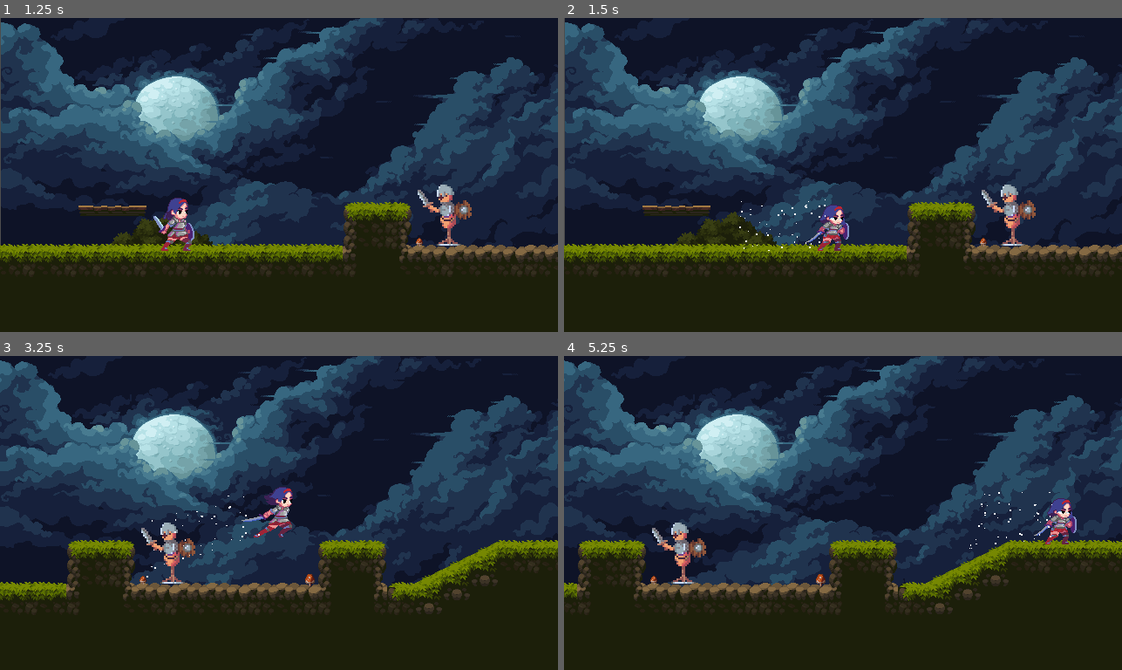
Above: before the commit, frames 1-4 (two rows, left to right).
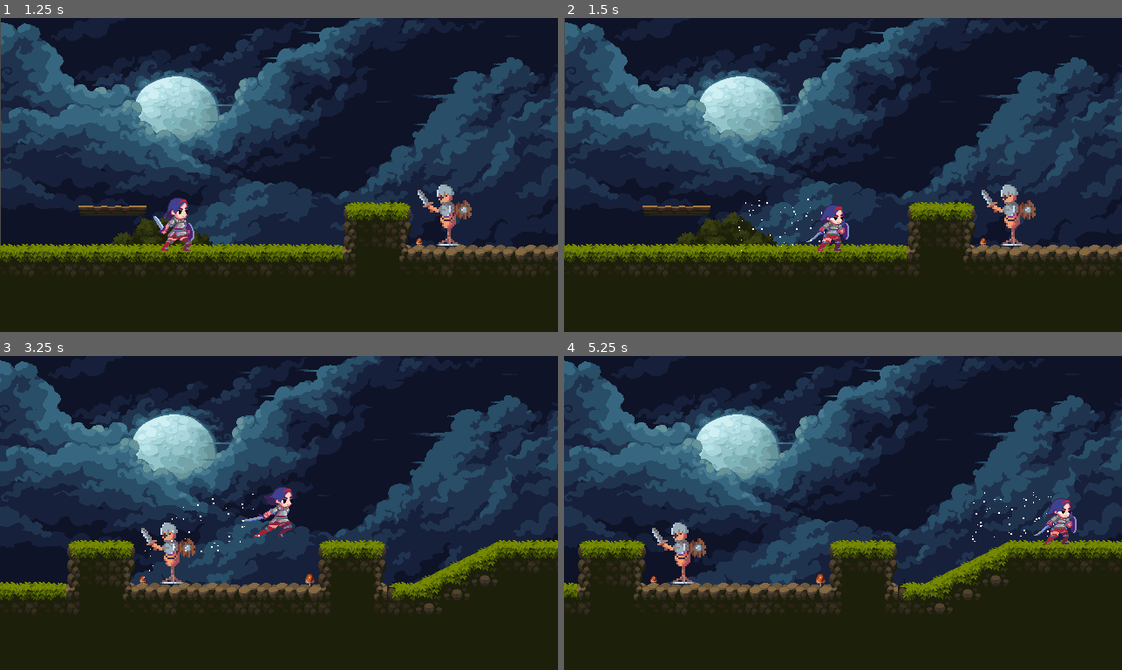
Above: after the commit, the same moments.

Repository: Crustar/Godot_HackSlash_project
Game: Godot game, scene res://src/level/test_scene.tscn
The game is run twice, just before and just after one commit, with the same random seed, the same clock (stepped at 60 frames per second) and the same inputs.
Inputs:
- Up to frame 1 (1.25 s): hold D (right) from 0.53 s (still down); tap Z (attack) at 0.6 s; tap X (jump) at 0.77, 1.07 s; tap Shift (dash) at 0.8 s
- Up to frame 2 (1.5 s): keep holding D (right); tap Shift (dash) at 1.35 s
- Up to frame 3 (3.25 s): tap X (jump) at 1.52, 1.55, 1.82, 2.1, 3.02 s; release D (right) at 2.03 s; hold A (left) 2.03-2.78 s; tap Z (attack) at 2.3, 2.85 s; hold D (right) from 2.78 s (still down); tap Shift (dash) at 3.05 s
- Up to frame 4 (5.25 s): tap X (jump) at 3.32, 3.77, 3.8, 4.07, 4.52, 4.82 s; tap Shift (dash) at 3.6, 5.1 s; release D (right) at 4.28 s; hold A (left) 4.28-5.03 s; tap Z (attack) at 4.35 s; hold D (right) from 5.03 s (still down)

Frame 1 is identical in both runs. In frame 2, less than 0.1% of the frame differs, in the area x 31-47%, y 57-75%; in frame 3, less than 0.1%; in frame 4, less than 0.1%, in the area x 72-88%, y 43-62%.

Commit message:
add sound effect for dashing, jumping and attacking

Diff:
--- a/src/player/player.gd
+++ b/src/player/player.gd
@@ -1,5 +1,8 @@
 extends CharacterBody2D
 
+@onready var dashing_sound: AudioStreamPlayer2D = $dashing_sound
+@onready var jump_sound: AudioStreamPlayer2D = $jump_sound
+@onready var attack_sound: AudioStreamPlayer2D = $attack_sound
 
 
 const SPEED = 300.0
@@ -42,3 +45,16 @@
 	elif direction == 1 and last_direction != 1:
 		player_event.emit("right")
 	last_direction = direction
+
+func play_jump_sound():
+	jump_sound.stop()
+	jump_sound.play()
+
+func play_dash_sound():
+	dashing_sound.stop()
+	dashing_sound.play()
+
+func play_attack_sound():
+	pass
+	#attack_sound.stop()
+	#attack_sound.play()
--- a/src/player/player.tscn
+++ b/src/player/player.tscn
@@ -14,6 +14,9 @@
 [ext_resource type="Script" uid="uid://bu1x4j5ovdkc2" path="res://src/class/class_CharacterAnimationPlayer.gd" id="6_ylhto"]
 [ext_resource type="Script" uid="uid://d4udymj6r4jq" path="res://src/state_machine/player/running.gd" id="7_boad6"]
 [ext_resource type="Texture2D" uid="uid://btsaacjxujrm6" path="res://asset/player_sprite/Attack_KG_1.png" id="7_wlj80"]
+[ext_resource type="PackedScene" uid="uid://c67ugypirqnrk" path="res://src/sound_player/jumping_sound.tscn" id="10_hrerp"]
+[ext_resource type="PackedScene" uid="uid://cte27er104gl2" path="res://src/sound_player/dashing_sound.tscn" id="10_oyld2"]
+[ext_resource type="PackedScene" uid="uid://cd4oig7oiu6jj" path="res://src/sound_player/attack_sound.tscn" id="10_vwsmr"]
 [ext_resource type="Script" uid="uid://dlytgiqbaje06" path="res://src/state_machine/player/dashing.gd" id="12_cwolq"]
 [ext_resource type="Script" uid="uid://c4arvahxckmcg" path="res://src/state_machine/player/attacking.gd" id="14_rl62b"]
 
@@ -107,6 +110,18 @@
 tracks/6/interp = 1
 tracks/6/loop_wrap = true
 tracks/6/keys = {
+"times": PackedFloat32Array(0),
+"transitions": PackedFloat32Array(1),
+"update": 1,
+"values": [false]
+}
+tracks/7/type = "value"
+tracks/7/imported = false
+tracks/7/enabled = true
+tracks/7/path = NodePath("attack_sound:playing")
+tracks/7/interp = 1
+tracks/7/loop_wrap = true
+tracks/7/keys = {
 "times": PackedFloat32Array(0),
 "transitions": PackedFloat32Array(1),
 "update": 1,
@@ -187,6 +202,18 @@
 "transitions": PackedFloat32Array(1, 1, 1),
 "update": 1,
 "values": [true, false, true]
+}
+tracks/6/type = "value"
+tracks/6/imported = false
+tracks/6/enabled = true
+tracks/6/path = NodePath("attack_sound:playing")
+tracks/6/interp = 1
+tracks/6/loop_wrap = true
+tracks/6/keys = {
+"times": PackedFloat32Array(0.1),
+"transitions": PackedFloat32Array(1),
+"update": 1,
+"values": [true]
 }
 
 [sub_resource type="Animation" id="Animation_rl62b"]
@@ -546,6 +573,13 @@
 sprite = NodePath("../Sprite")
 metadata/_custom_type_script = "uid://bu1x4j5ovdkc2"
 
+[node name="attack_sound" parent="." instance=ExtResource("10_vwsmr")]
+
+[node name="dashing_sound" parent="." instance=ExtResource("10_oyld2")]
+
+[node name="jump_sound" parent="." instance=ExtResource("10_hrerp")]
+position = Vector2(1, -32)
+
 [node name="Camera2D" type="Camera2D" parent="."]
 limit_left = -73
 limit_top = 0
--- /dev/null
+++ b/src/sound_player/attack_sound.tscn
@@ -0,0 +1,14 @@
+[gd_scene load_steps=5 format=3 uid="uid://cd4oig7oiu6jj"]
+
+[ext_resource type="AudioStream" uid="uid://bh013pr32n0xm" path="res://asset/sound_effect/07_human_atk_sword_1.wav" id="1_4kg8l"]
+[ext_resource type="AudioStream" uid="uid://n17jrwoirvfa" path="res://asset/sound_effect/07_human_atk_sword_2.wav" id="2_xcthl"]
+[ext_resource type="AudioStream" uid="uid://bpw6veg5nhnfd" path="res://asset/sound_effect/07_human_atk_sword_3.wav" id="3_7rxrg"]
+
+[sub_resource type="AudioStreamRandomizer" id="AudioStreamRandomizer_cj4o3"]
+streams_count = 3
+stream_0/stream = ExtResource("1_4kg8l")
+stream_1/stream = ExtResource("2_xcthl")
+stream_2/stream = ExtResource("3_7rxrg")
+
+[node name="attack_sound" type="AudioStreamPlayer2D"]
+stream = SubResource("AudioStreamRandomizer_cj4o3")
--- /dev/null
+++ b/src/sound_player/dashing_sound.tscn
@@ -0,0 +1,12 @@
+[gd_scene load_steps=4 format=3 uid="uid://cte27er104gl2"]
+
+[ext_resource type="AudioStream" uid="uid://do68jk35wmxq6" path="res://asset/sound_effect/15_human_dash_1.wav" id="1_qa51o"]
+[ext_resource type="AudioStream" uid="uid://hnuaov5f8gpp" path="res://asset/sound_effect/15_human_dash_2.wav" id="2_i7svf"]
+
+[sub_resource type="AudioStreamRandomizer" id="AudioStreamRandomizer_qyo55"]
+streams_count = 2
+stream_0/stream = ExtResource("1_qa51o")
+stream_1/stream = ExtResource("2_i7svf")
+
+[node name="dashing_sound" type="AudioStreamPlayer2D"]
+stream = SubResource("AudioStreamRandomizer_qyo55")
--- /dev/null
+++ b/src/sound_player/jumping_sound.tscn
@@ -0,0 +1,14 @@
+[gd_scene load_steps=5 format=3 uid="uid://c67ugypirqnrk"]
+
+[ext_resource type="AudioStream" uid="uid://dn8h7ja2hchpm" path="res://asset/sound_effect/12_human_jump_1.wav" id="1_eslen"]
+[ext_resource type="AudioStream" uid="uid://b0kn5xneepgah" path="res://asset/sound_effect/12_human_jump_2.wav" id="2_wde5k"]
+[ext_resource type="AudioStream" uid="uid://cpjim1kvr38gd" path="res://asset/sound_effect/12_human_jump_3.wav" id="3_v47la"]
+
+[sub_resource type="AudioStreamRandomizer" id="AudioStreamRandomizer_owx0d"]
+streams_count = 3
+stream_0/stream = ExtResource("1_eslen")
+stream_1/stream = ExtResource("2_wde5k")
+stream_2/stream = ExtResource("3_v47la")
+
+[node name="jump_sound" type="AudioStreamPlayer2D"]
+stream = SubResource("AudioStreamRandomizer_owx0d")
--- a/src/state_machine/player/attacking.gd
+++ b/src/state_machine/player/attacking.gd
@@ -8,6 +8,7 @@
 	super()
 	facing = animation.sprite.scale.x
 	animation.play("attacking")
+	player.play_attack_sound()
 	print_debug("entering ATTACKING state")
 
 func exit() -> void:
--- a/src/state_machine/player/dashing.gd
+++ b/src/state_machine/player/dashing.gd
@@ -15,6 +15,7 @@
 
 	dash_duration.start()
 	animation.play("dashing")
+	player.play_dash_sound()
 	print_debug("entering DASHING state")
 
 func exit() -> void:
--- a/src/state_machine/player/jumping.gd
+++ b/src/state_machine/player/jumping.gd
@@ -6,6 +6,7 @@
 	super()
 
 	animation.play("jumping")
+	player.play_jump_sound()
 
 	print_debug("entering JUMPING state")
 
@@ -46,6 +47,7 @@
 				player.velocity.y = - player.JUMP_VELOCITY
 				player.jump_count += 1
 				jump_ve.emitting = true
+				player.play_jump_sound()
 				print_debug("double jump")
 		"dash":
 			if player.dash_count < player.max_dash :
Not shown, added: asset/sound_effect/07_human_atk_sword_1.wav.import
Not shown, added: asset/sound_effect/07_human_atk_sword_2.wav.import
Not shown, added: asset/sound_effect/07_human_atk_sword_3.wav.import
Not shown, added: asset/sound_effect/12_human_jump_1.wav.import
Not shown, added: asset/sound_effect/12_human_jump_2.wav.import
Not shown, added: asset/sound_effect/12_human_jump_3.wav.import
Not shown, added: asset/sound_effect/15_human_dash_1.wav.import
Not shown, added: asset/sound_effect/15_human_dash_2.wav.import
Not shown: 1 places in src/player/player.tscn that only renumber resources
Not shown, changed: README.md
Not shown, added: asset/sound_effect/07_human_atk_sword_1.wav
Not shown, added: asset/sound_effect/07_human_atk_sword_2.wav
(and 6 more such lines)
